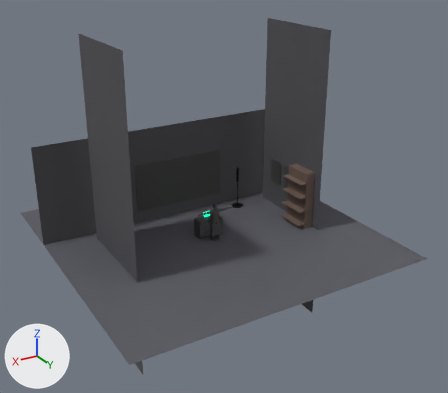
Renders of the glTF model frontend/public/models/scene-compressed.glb from each side of a commit.
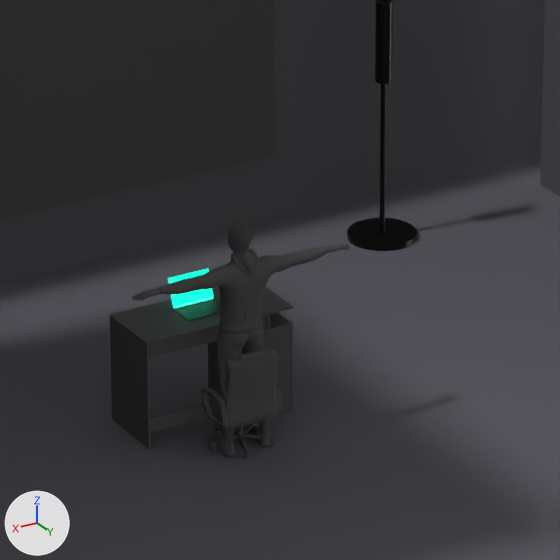
There are two pictures of each version: one whole from a 50 mm camera at (11.06, 19.63, 11.31) aimed at (-0.47, 0.42, 1.71), one close up on the part from 39% to 59% of the width and 43% to 65% of the height. The lights are fixed; the arrows at lower left show +X, +Y and +Z. The first two pictures are the older version. Where no turn or scale is listed for an object, it has been applied to the vertices.

Names of what the first close-up shows: 'ChairBack_LP_lambert1_0', 'Cube.001', 'Desk_Material #7_0', 'Lamp_Base', 'Lamp_Pole', 'Lamp_Shade', 'Object_10', 'Object_11', 'Object_7', 'Object_9', 'Poster_WindowFrame', 'Room_BackWall', 'Room_Floor', 'Room_LeftWall' and 11 more.
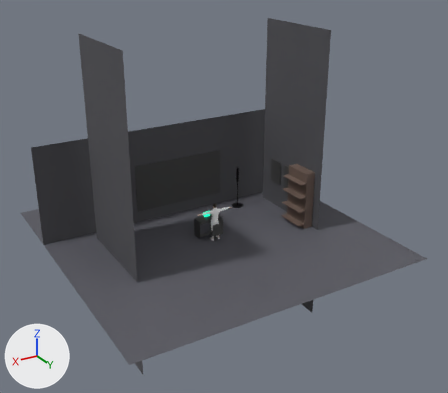
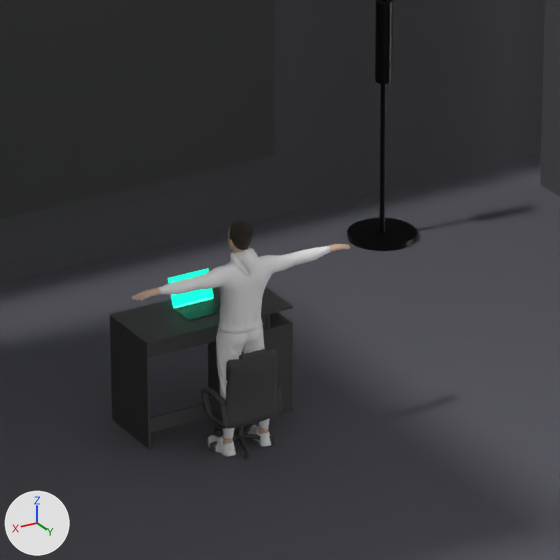
Pixel boxes [x1, y1, x2, y2] of what changed, in the close-ups (560 x 560 px):
```json
{"object": "Object_11", "change": "recoloured", "before": [158, 246, 331, 334], "after": [158, 246, 331, 334], "on screen": "dark grey to white"}
{"object": "Object_10", "change": "recoloured", "before": [216, 327, 269, 439], "after": [216, 327, 269, 439], "on screen": "dark grey to white"}
{"object": "Object_9", "change": "recoloured", "before": [208, 425, 271, 457], "after": [208, 425, 271, 457], "on screen": "dark grey to white"}
{"object": "Object_7", "change": "recoloured", "before": [132, 228, 350, 445], "after": [132, 228, 350, 445]}
```

Scene script edits in JSON lines:
```json
{"op": "add", "block": "mat_material_sneakers", "code": ["mat_material_sneakers = principled_material('Material_Sneakers')", "mat_material_sneakers.base_color = (1.0, 1.0, 1.0)  # white #ffffff", "mat_material_sneakers.roughness = 0.38"]}
{"op": "add", "block": "mat_material_body", "code": ["mat_material_body = principled_material('Material_Body')", "mat_material_body.base_color = (0.725, 0.51, 0.384)  # beige #ddbda7", "mat_material_body.roughness = 0.52"]}
{"op": "add", "block": "mat_material_hoody", "code": ["mat_material_hoody = principled_material('Material_Hoody')", "mat_material_hoody.base_color = (1.0, 1.0, 1.0)  # white #ffffff", "mat_material_hoody.roughness = 0.85"]}
{"op": "add", "block": "mat_material_pants", "code": ["mat_material_pants = principled_material('Material_Pants')", "mat_material_pants.base_color = (1.0, 1.0, 1.0)  # white #ffffff", "mat_material_pants.roughness = 0.88"]}
{"block": "me_ch28_pants_ch28_body_0", "where": "me_ch28_pants_ch28_body_0.from_pydata(...)  # 3986 vertices, 7901 faces; spans x -0.175..0.175, y -0.123..0.094, z 0.118..0.874"}
{"op": "remove", "block": "me_ch28_pants_ch28_body_0", "code": "me_ch28_pants_ch28_body_0.materials.append(mat_darkmaterial)  # dark grey #494949"}
{"op": "add", "block": "me_ch28_pants_ch28_body_0", "code": "me_ch28_pants_ch28_body_0.materials.append(mat_material_pants)  # white #ffffff"}
{"block": "me_ch28_hoody_ch28_body_0", "where": "me_ch28_hoody_ch28_body_0.from_pydata(...)  # 3809 vertices, 7614 faces; spans x -0.616..0.616, y -0.133..0.128, z 0.813..1.402"}
{"op": "remove", "block": "me_ch28_hoody_ch28_body_0", "code": "me_ch28_hoody_ch28_body_0.materials.append(mat_darkmaterial)  # dark grey #494949"}
{"op": "add", "block": "me_ch28_hoody_ch28_body_0", "code": "me_ch28_hoody_ch28_body_0.materials.append(mat_material_hoody)  # white #ffffff"}
{"block": "me_ch28_body_ch28_body_0", "where": "me_ch28_body_ch28_body_0.from_pydata(...)  # 9012 vertices, 17820 faces; spans x -0.78..0.78, y -0.13..0.07, z 0.06..1.55"}
{"op": "remove", "block": "me_ch28_body_ch28_body_0", "code": "me_ch28_body_ch28_body_0.materials.append(mat_darkmaterial)  # dark grey #494949"}
{"op": "add", "block": "me_ch28_body_ch28_body_0", "code": "me_ch28_body_ch28_body_0.materials.append(mat_material_body)  # beige #ddbda7"}
{"block": "me_ch28_sneakers_ch28_body_0", "where": "me_ch28_sneakers_ch28_body_0.from_pydata(...)  # 2032 vertices, 4088 faces; spans x -0.196..0.196, y -0.167..0.101, z 0.004..0.115"}
{"op": "remove", "block": "me_ch28_sneakers_ch28_body_0", "code": "me_ch28_sneakers_ch28_body_0.materials.append(mat_darkmaterial)  # dark grey #494949"}
{"op": "add", "block": "me_ch28_sneakers_ch28_body_0", "code": "me_ch28_sneakers_ch28_body_0.materials.append(mat_material_sneakers)  # white #ffffff"}
```
